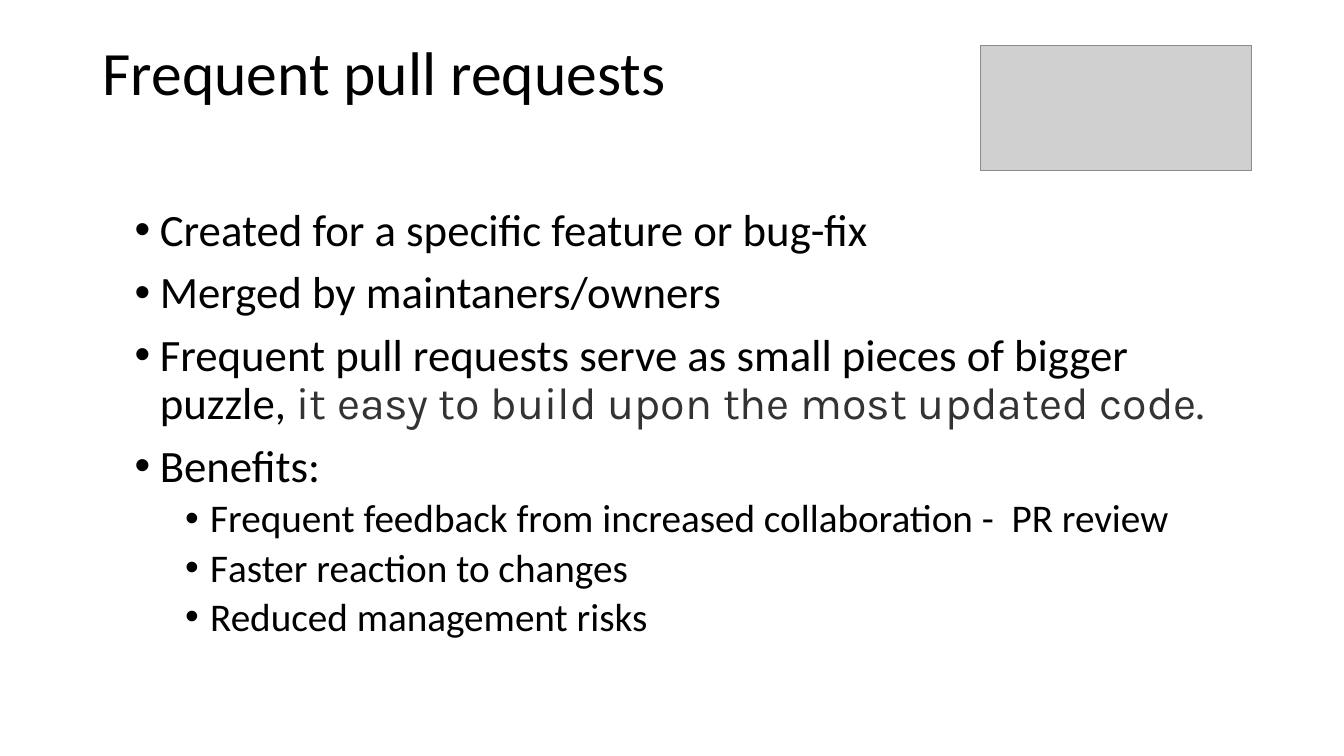
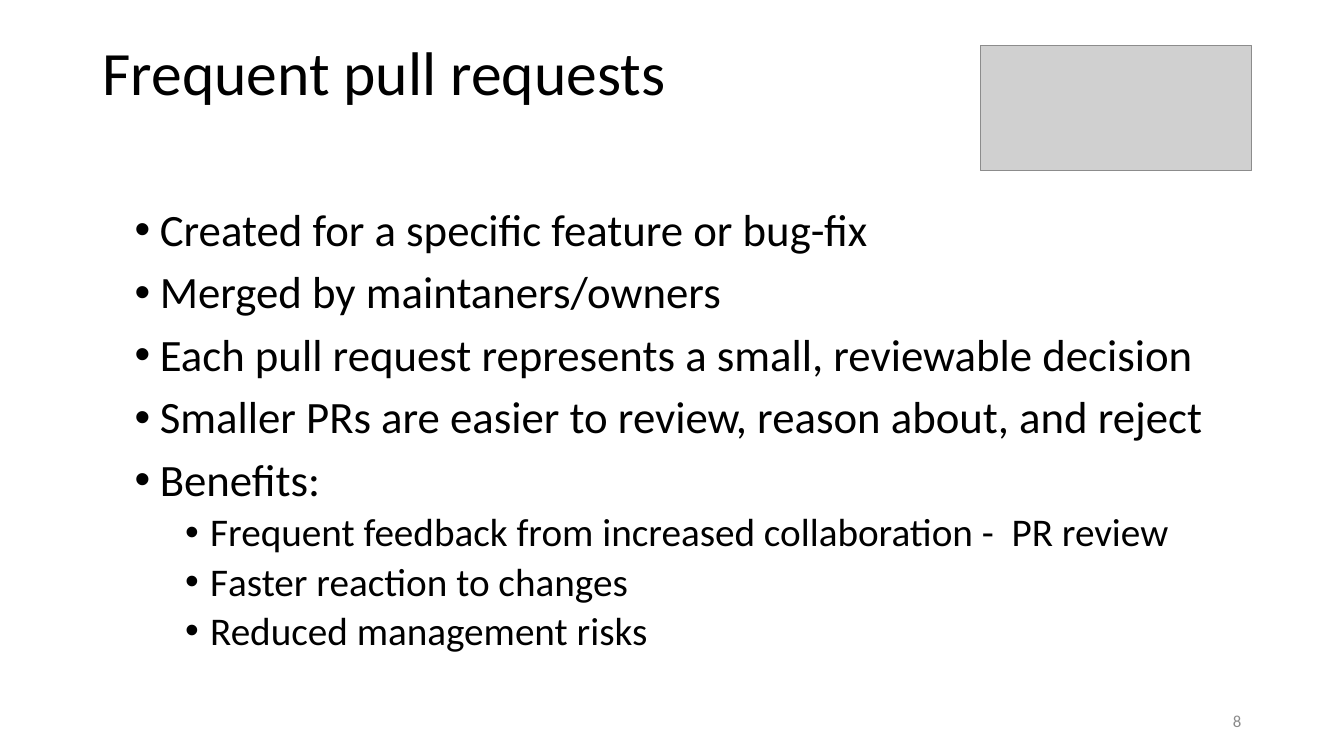
Before and after one commit to johnxu21/johnxu21.github.io, a slide deck: slide 8 of teaching/CS472/Timetable/CI-CD.pptx. Drawn at 1344x756 pixels with LibreOffice and Linux fonts; fonts in the diff are those of the drawing; grey boxes stand for pictures. Boxes give left, top, right and bottom in pixels: in the first picture for what was removed or moved away, otherwise in the second. Text is boxed around its words. In the diff, an @@ line names an element or a change of style, - is before the commit and + after.

```diff
--- a/teaching/CS472/Timetable/CI-CD.pptx
+++ b/teaching/CS472/Timetable/CI-CD.pptx
@@ text at [160,340,1202,441]: text changed @@
-• Frequent pull requests serve as small pieces of bigger puzzle, it easy to build upon the most updated code.
+• Each pull request represents a small, reviewable decision
+• Smaller PRs are easier to review, reason about, and reject
@@ page number added at [1233,715,1241,727], 12 pt, text #8C8C8C @@
+8
```
Also in this commit, not shown: 26 other slides changed, 4 slides added, 2 slides removed, 2 other files.
